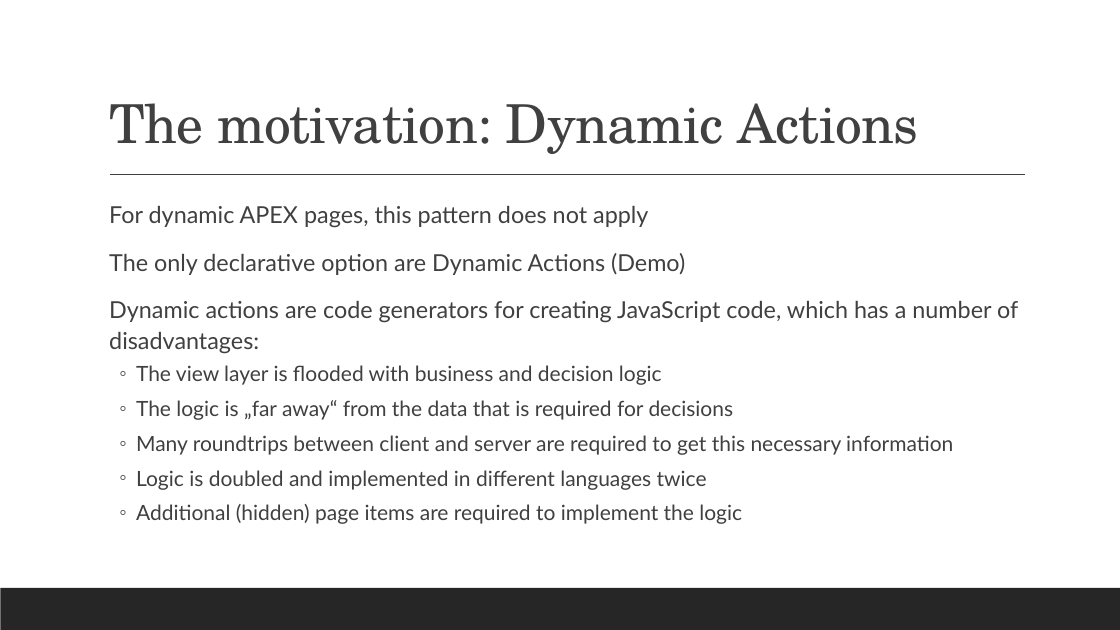
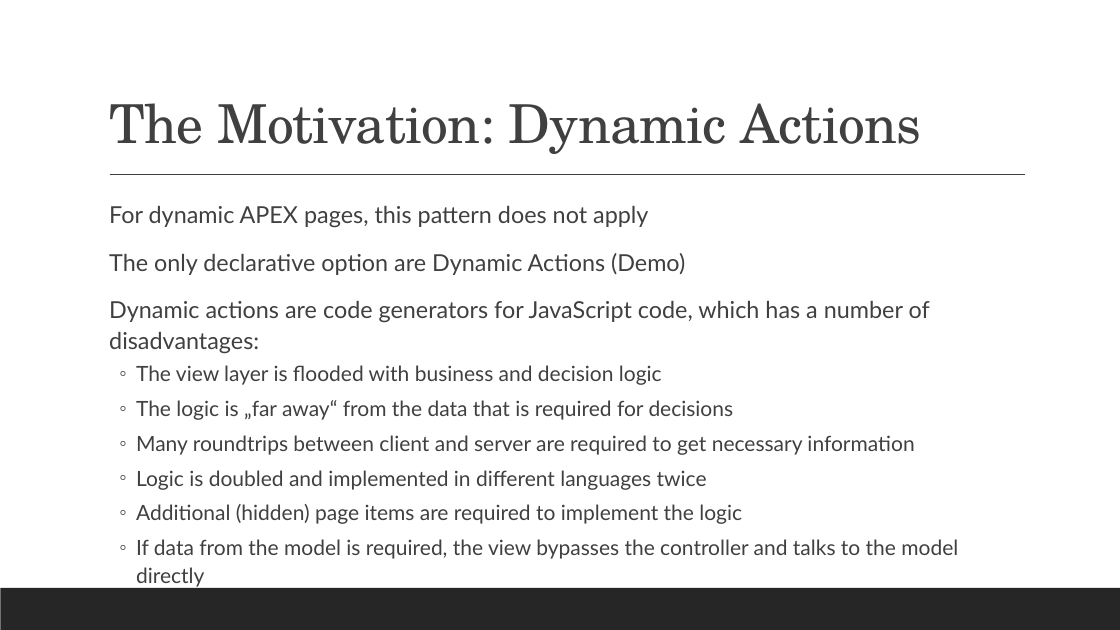
Before and after one commit to j-sieben/ADC, a slide deck: slide 4 of DOC/Architecture.pptx. Drawn at 1120x630 pixels with LibreOffice and Linux fonts; fonts in the diff are those of the drawing. Boxes give left, top, right and bottom in pixels: in the first picture for what was removed or moved away, otherwise in the second. Text is boxed around its words. In the diff, an @@ line names an element or a change of style, - is before the commit and + after.

```diff
--- a/DOC/Architecture.pptx
+++ b/DOC/Architecture.pptx
@@ title at bbox=[109, 103, 921, 154]: text changed @@
-The motivation: Dynamic Actions
+The Motivation: Dynamic Actions
@@ text at bbox=[109, 301, 930, 354]: text changed @@
-  Dynamic actions are code generators for creating JavaScript code, which has a number of disadvantages:
+  Dynamic actions are code generators for JavaScript code, which has a number of disadvantages:
@@ text at bbox=[136, 435, 914, 455]: text changed @@
-  ◦ Many roundtrips between client and server are required to get this necessary information
+  ◦ Many roundtrips between client and server are required to get necessary information
@@ text at bbox=[136, 539, 958, 587]: paragraph added @@
+  ◦ If data from the model is required, the view bypasses the controller and talks to the model directly
```
Also in this commit, not shown: 5 other slides changed, 2 slides added, 1 other file.
